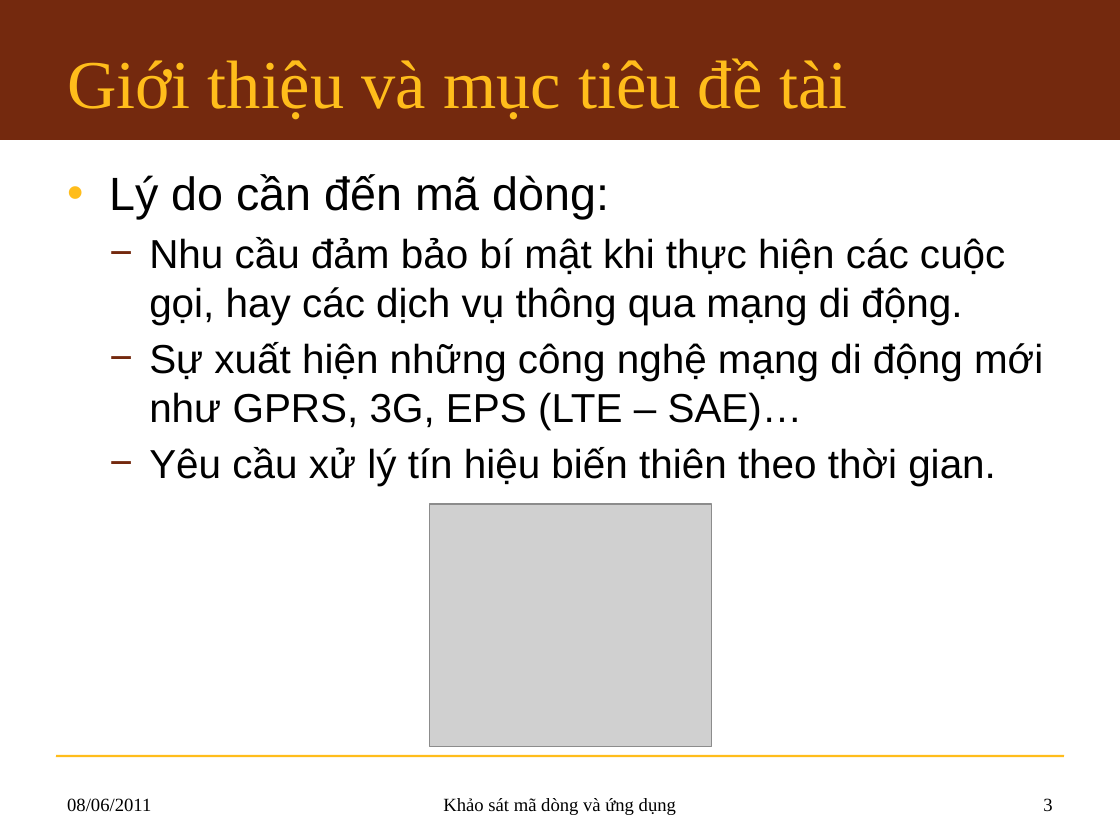
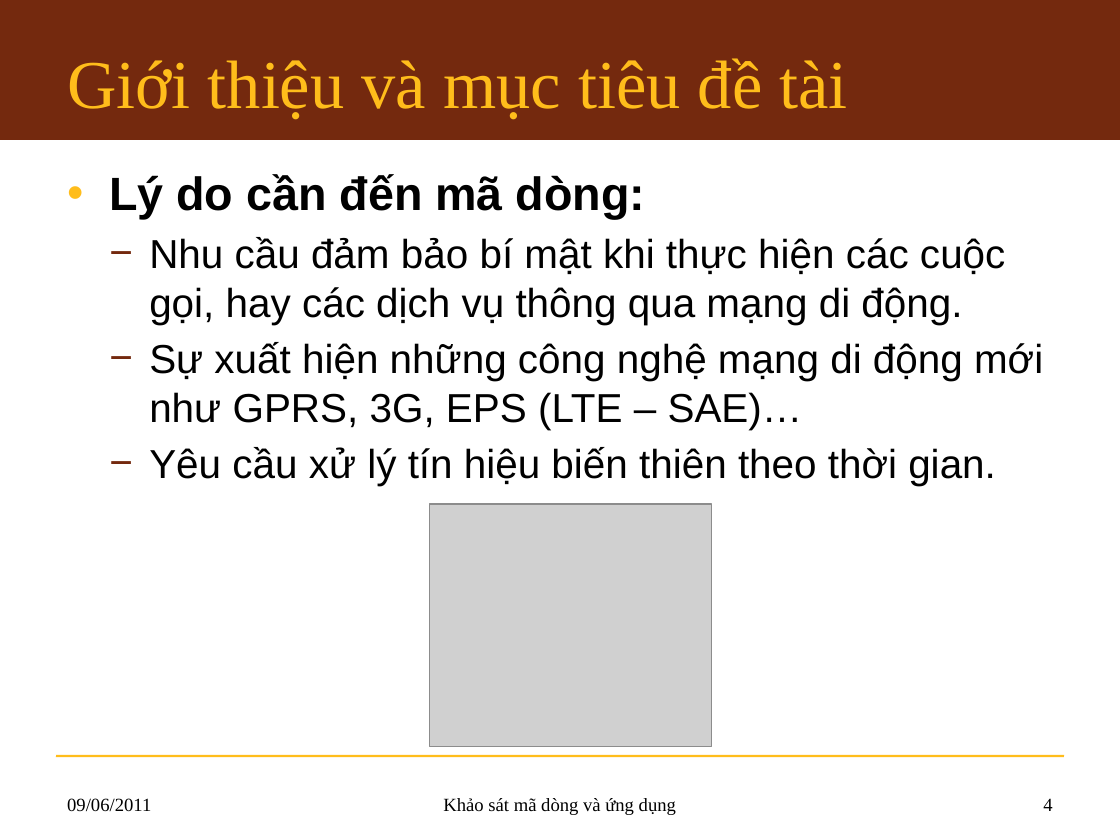
Before and after one commit to hemprasad/lvmm-sc, a slide deck: slide 4 of 7.Slide/KLTN_Slide.pptx (slide 3 before the commit). Drawn at 1120x840 pixels with LibreOffice and Linux fonts; fonts in the diff are those of the drawing; grey boxes stand for pictures; background and template pictures are left out. Boxes give left, top, right and bottom in pixels: in the first picture for what was removed or moved away, otherwise in the second. Text is boxed around its words. In the diff, an @@ line names an element or a change of style, - is before the commit and + after.

```diff
--- a/7.Slide/KLTN_Slide.pptx
+++ b/7.Slide/KLTN_Slide.pptx
@@ text at <box>109,174,645,220</box>: bold on in "Lý do cần đến mã dòng:" @@
@@ text at <box>67,798,151,812</box>: text changed @@
-08/06/2011
+09/06/2011
@@ page number at <box>1043,798,1052,811</box>: text changed @@
-3
+4
```
Also in this commit, not shown: 6 other slides changed, 10 slides added.
